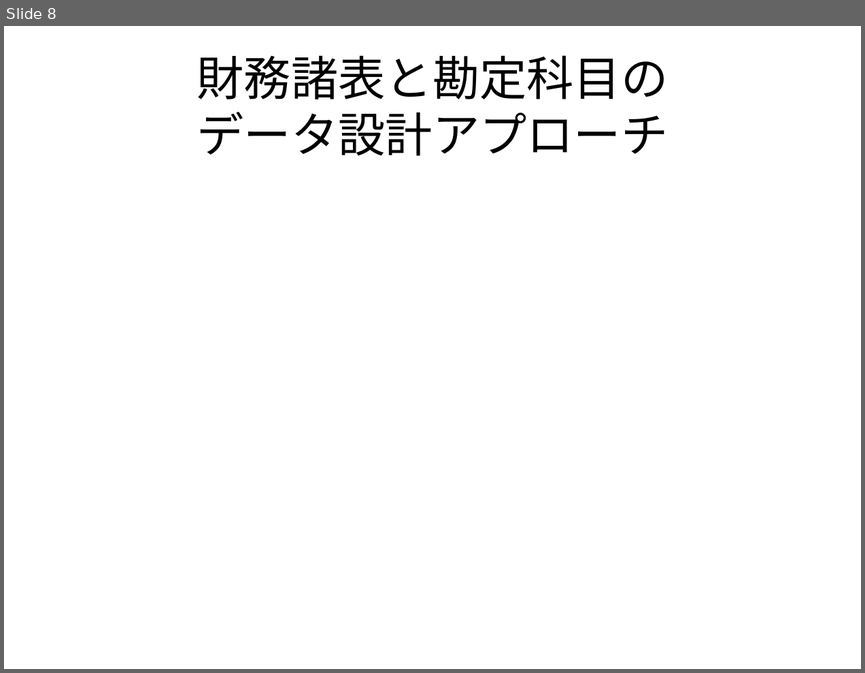
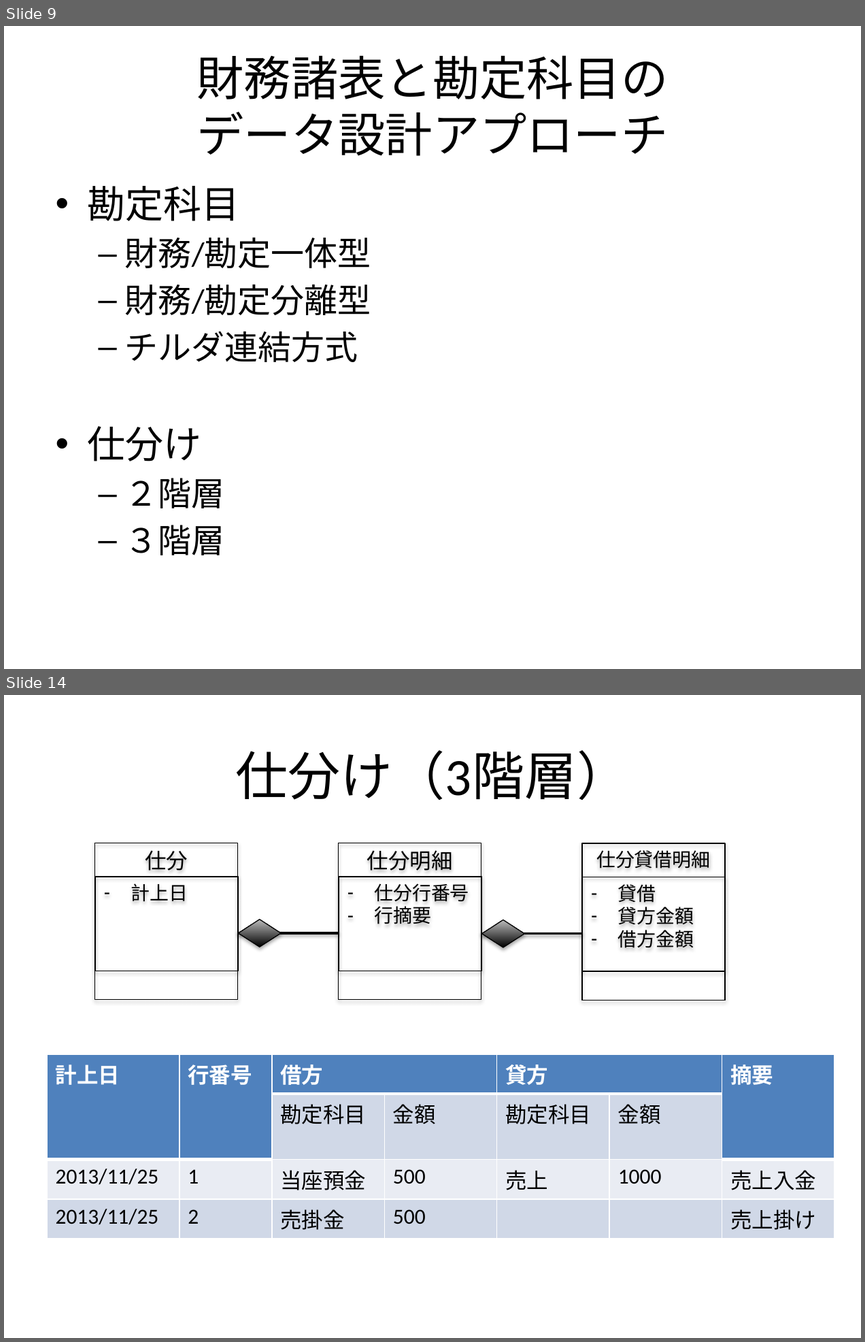
Before and after one commit to k2works/rails_accounting, a slide deck: ppt/プレゼン資料.pptx. Shown one above the other, each under a label of ours: slide 8 before the commit, slides 9 and 14 after it; the slides between them are not shown. The pictures are 865x673 and 865x1342 pixels, drawn with LibreOffice and Linux fonts; fonts in the diff are those of the drawing. Boxes give left, top, right and bottom in pixels: in the first picture for what was removed or moved away, otherwise in the second. Text is boxed around its words. In the diff, an @@ line names an element or a change of style, - is before the commit and + after.

```diff
--- a/ppt/プレゼン資料.pptx
+++ b/ppt/プレゼン資料.pptx
@@ slide 14 added at bbox=[4, 695, 861, 1338], background #FFFFFF @@
@@ title added at bbox=[236, 750, 629, 800], 44 pt, text #000000 @@
+仕分け（3階層）
@@ rectangle added at bbox=[95, 843, 238, 1000], outline #000000 0.75 pt, 18 pt, text #000000 @@
+仕分
@@ rectangle added at bbox=[338, 843, 481, 1000], outline #000000 0.75 pt, 18 pt, text #000000 @@
+仕分明細
@@ rectangle added at bbox=[582, 843, 725, 1000], outline #000000 0.75 pt, 16 pt, text #000000 @@
+仕分貸借明細
@@ rectangle added at bbox=[96, 877, 239, 971], outline #000000 0.75 pt, 16 pt, text #000000 @@
+– 計上日
@@ rectangle added at bbox=[339, 877, 482, 971], outline #000000 0.75 pt, 16 pt, text #000000 @@
+– 仕分行番号
+– 行摘要
@@ rectangle added at bbox=[582, 877, 725, 972], outline #000000 0.75 pt, 16 pt, text #000000 @@
+– 貸借
+– 貸方金額
+– 借方金額
@@ line added from (238, 933) to (338, 933), #000000 2 pt @@
@@ diamond added at bbox=[238, 919, 281, 947], fill gradient #000000 to #BDBDBD, outline #000000 0.75 pt @@
@@ line added from (481, 933) to (582, 933), #000000 2 pt @@
@@ diamond added at bbox=[482, 919, 525, 947], fill gradient #000000 to #BDBDBD, outline #000000 0.75 pt @@
@@ table added at bbox=[47, 1054, 834, 1232], 4 rows, 7 columns @@
+計上日 | 行番号 | 借方 |  | 貸方 |  | 摘要
+ |  | 勘定科目 | 金額 | 勘定科目 | 金額 | 
+2013/11/25 | 1 | 当座預金 | 500 | 売上 | 1000 | 売上入金
+2013/11/25 | 2 | 売掛金 | 500 |  |  | 売上掛け
@@ what was slide 8 is now slide 9 @@
@@ slide 9 changed as well @@
@@ text added at bbox=[88, 186, 371, 555], 28 pt, text #000000 @@
+• 勘定科目
+  – 財務/勘定一体型
+  – 財務/勘定分離型
+  – チルダ連結方式
+• 仕分け
+  – ２階層
+  – ３階層
```
Also in this commit, not shown: 6 other slides changed, 6 other slides added, 9 other files.
